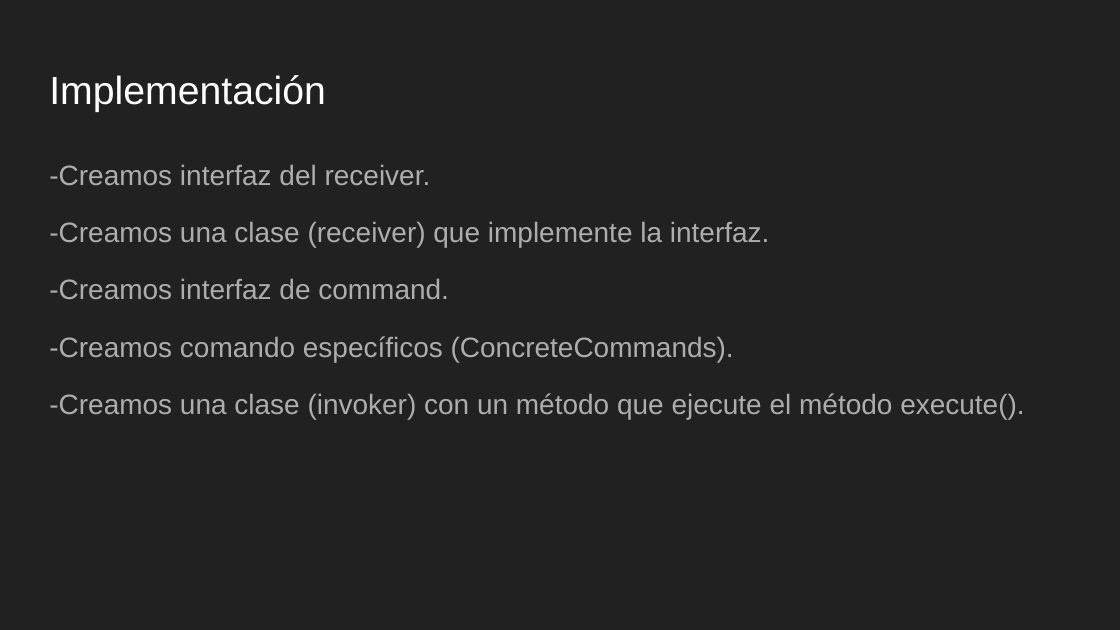
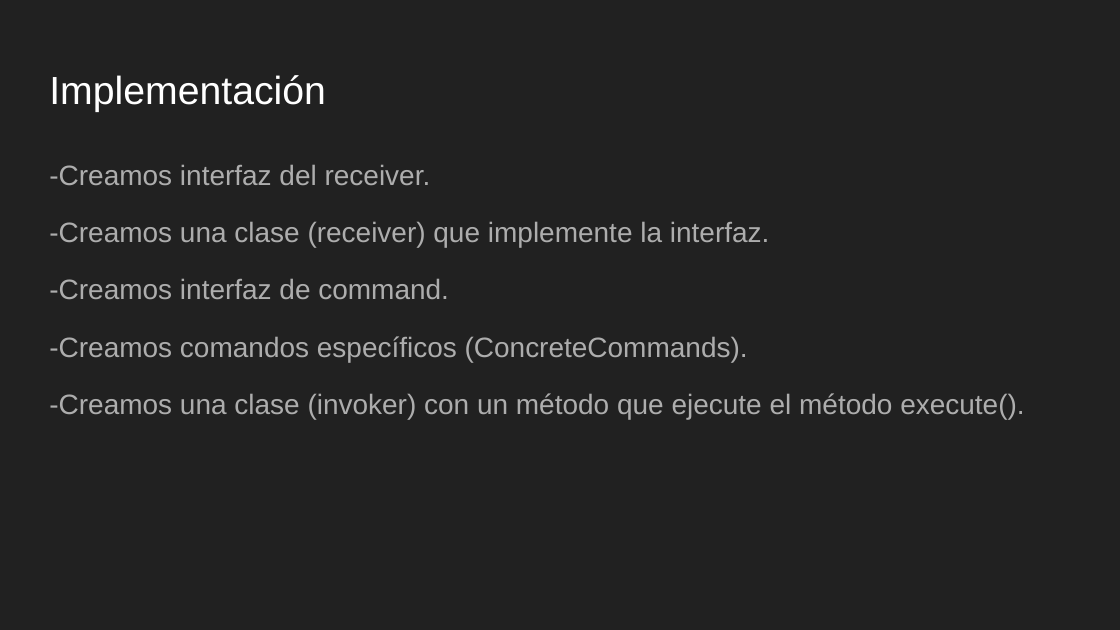
Before and after one commit to MichaelBosworth2/PatternDesigns, a slide deck: slide 16 of Patter Desings.pptx. Drawn at 1120x630 pixels with LibreOffice and Linux fonts; fonts in the diff are those of the drawing. Boxes give left, top, right and bottom in pixels: in the first picture for what was removed or moved away, otherwise in the second. Text is boxed around its words. In the diff, an @@ line names an element or a change of style, - is before the commit and + after.

```diff
--- a/Patter Desings.pptx
+++ b/Patter Desings.pptx
@@ text at bbox=[49, 336, 748, 362]: text changed @@
--Creamos comando específicos (ConcreteCommands).
+-Creamos comandos específicos (ConcreteCommands).
```
Also in this commit, not shown: 1 other slide changed.
